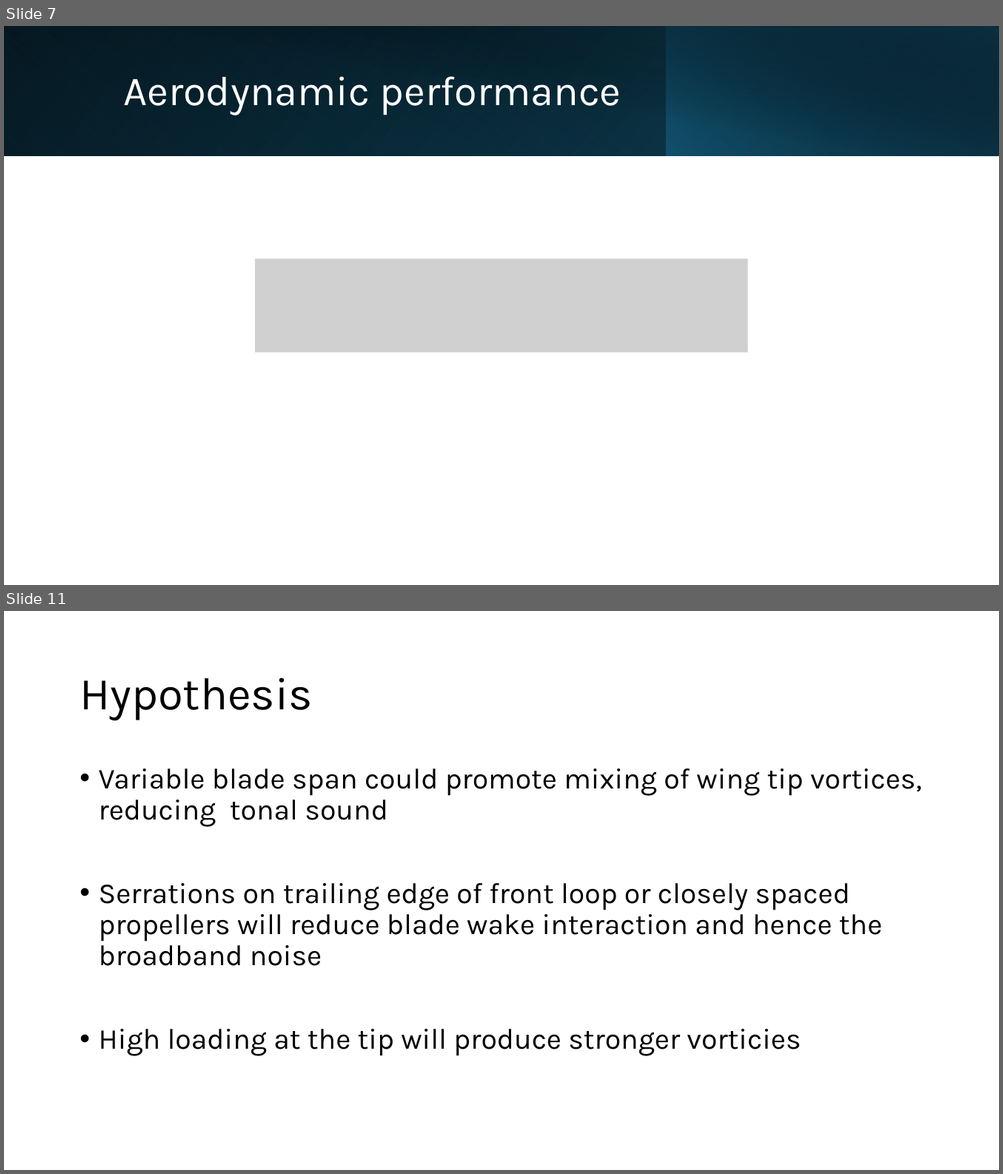
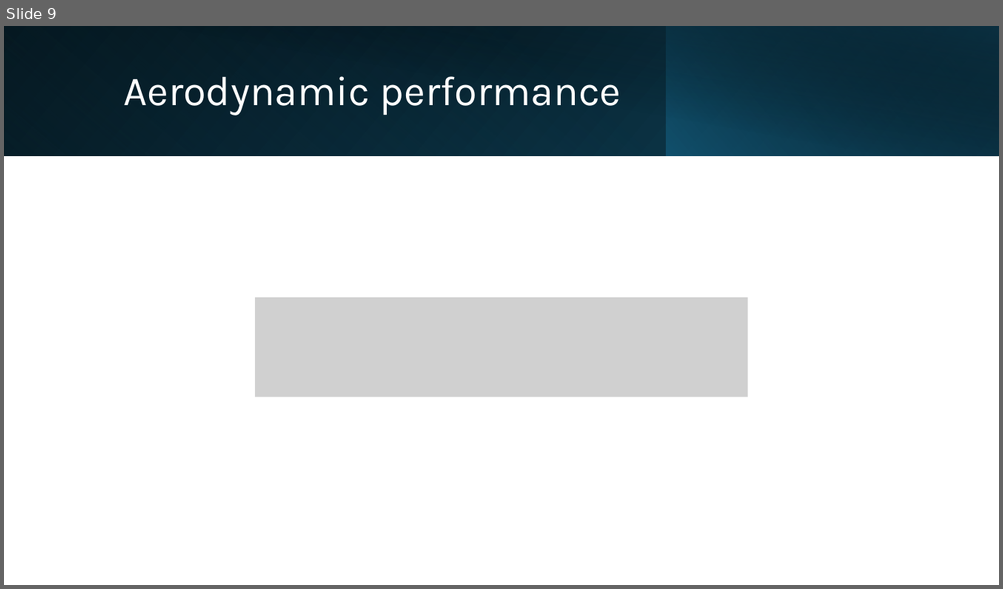
Before and after one commit to lpender3672/propeller-acoustics, a slide deck: deliverables/michaelmas_presentation.pptx. Shown one above the other, each under a label of ours: slides 7 and 11 before the commit, slide 9 after it; the slides between them are not shown. The pictures are 1003x1174 and 1003x589 pixels, drawn with LibreOffice and Linux fonts; fonts in the diff are those of the drawing; grey boxes stand for pictures. Boxes give left, top, right and bottom in pixels: in the first picture for what was removed or moved away, otherwise in the second. Text is boxed around its words. In the diff, an @@ line names an element or a change of style, - is before the commit and + after.

```diff
--- a/deliverables/michaelmas_presentation.pptx
+++ b/deliverables/michaelmas_presentation.pptx
@@ slide 11 removed at (x1=4, y1=611, x2=999, y2=1170), background #FFFFFF @@
@@ title removed at (x1=79, y1=678, x2=312, y2=721) @@
-Hypothesis
@@ text removed at (x1=99, y1=769, x2=922, y2=1056) @@
-• Variable blade span could promote mixing of wing tip vortices, reducing tonal sound
-• Serrations on trailing edge of front loop or closely spaced propellers will reduce blade wake interaction and hence the broadband noise
-• High loading at the tip will produce stronger vorticies
@@ what was slide 7 is now slide 9 @@
@@ slide 9 changed as well @@
@@ picture resized from (x1=256, y1=259, x2=748, y2=353) to (x1=256, y1=298, x2=748, y2=397) @@
```
Also in this commit, not shown: 6 other slides changed, 6 slides added, 4 other slides removed, 2 other files.
